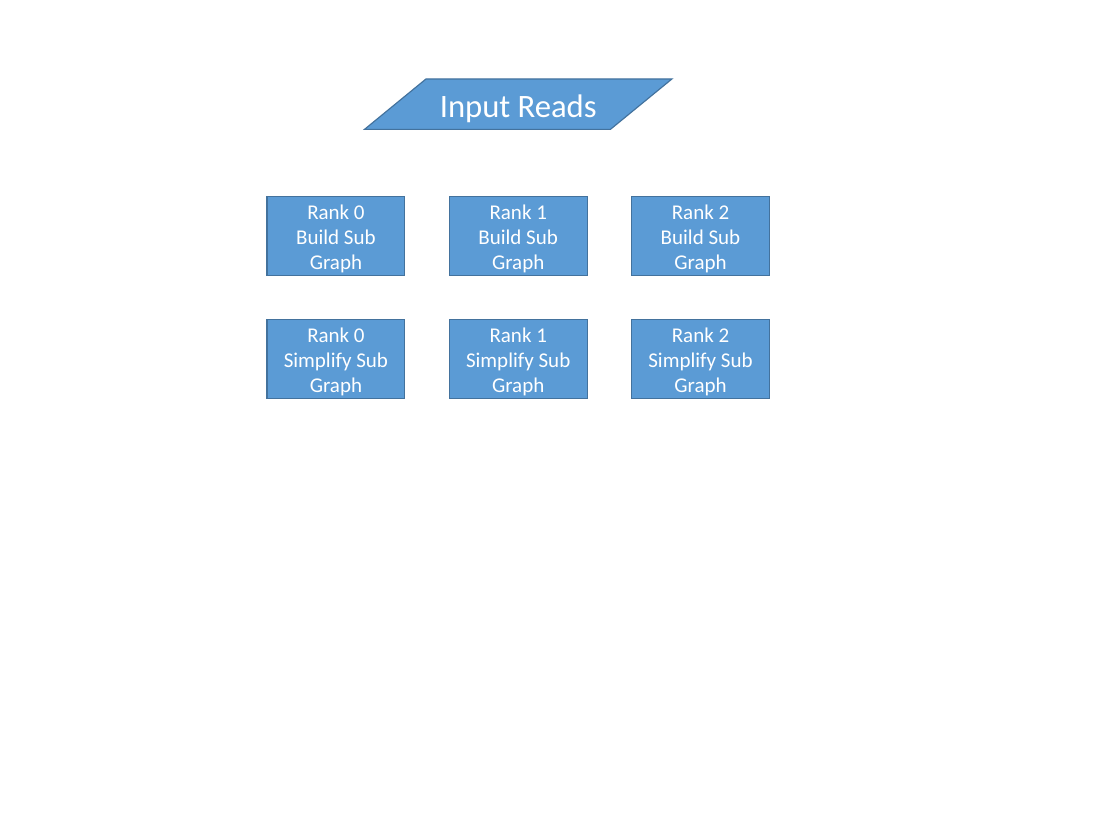
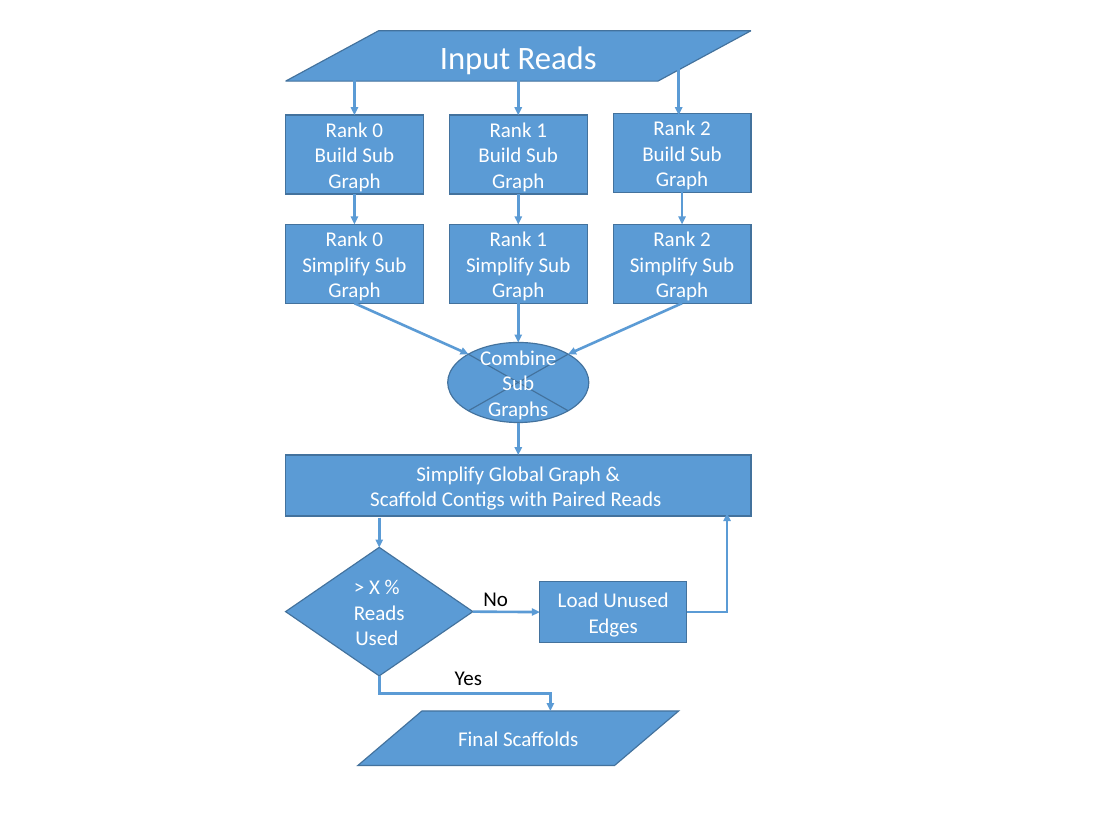
Before and after one commit to abiswas-odu/OmegaDocs, a slide deck: slide 3 of OmegaFig_1_2.pptx. Drawn at 1120x840 pixels with LibreOffice and Linux fonts; fonts in the diff are those of the drawing. Boxes give left, top, right and bottom in pixels: in the first picture for what was removed or moved away, otherwise in the second. Text is boxed around its words. In the diff, an @@ line names an element or a change of style, - is before the commit and + after.

```diff
--- a/OmegaFig_1_2.pptx
+++ b/OmegaFig_1_2.pptx
@@ flow chart input output "Input Reads": place and size @@
-flow chart input output "Input Reads" at [365,79,672,129]
+flow chart input output "Input Reads" at [286,31,751,82]
@@ arrow added from (679, 56) to (679, 115), #5B9BD5 2.25 pt @@
@@ arrow added from (355, 76) to (355, 115), #5B9BD5 2.25 pt @@
@@ arrow added from (518, 76) to (518, 115), #5B9BD5 2.25 pt @@
@@ rectangle "Rank 0": place and size @@
-rectangle "Rank 0" at [267,197,405,276]
+rectangle "Rank 0" at [286,115,423,194]
@@ rectangle "Rank 1": place and size @@
-rectangle "Rank 1" at [450,197,587,276]
+rectangle "Rank 1" at [450,115,587,194]
@@ rectangle "Rank 2": place and size @@
-rectangle "Rank 2" at [632,197,770,276]
+rectangle "Rank 2" at [613,113,751,192]
@@ arrow added from (355, 194) to (355, 224), #5B9BD5 2.25 pt @@
@@ arrow added from (518, 194) to (518, 224), #5B9BD5 2.25 pt @@
@@ arrow added from (682, 192) to (682, 224), #5B9BD5 2.25 pt @@
@@ rectangle "Rank 0": place and size @@
-rectangle "Rank 0" at [267,320,405,399]
+rectangle "Rank 0" at [286,224,423,303]
@@ rectangle "Rank 1": place and size @@
-rectangle "Rank 1" at [450,320,587,399]
+rectangle "Rank 1" at [450,224,587,303]
@@ rectangle "Rank 2": place and size @@
-rectangle "Rank 2" at [632,320,770,399]
+rectangle "Rank 2" at [613,224,751,303]
@@ arrow added from (355, 303) to (469, 355), #5B9BD5 2.25 pt @@
@@ arrow added from (518, 303) to (518, 343), #5B9BD5 2.25 pt @@
@@ arrow added from (682, 303) to (568, 355), #5B9BD5 2.25 pt @@
@@ flow chart summing junction added at [448,343,589,423], fill #5B9BD5, outline #43739E 1 pt, 18 pt, text #FFFFFF @@
+Combine Sub Graphs
@@ arrow added from (518, 423) to (518, 455), #5B9BD5 2.25 pt @@
@@ rectangle added at [286,455,751,517], fill #5B9BD5, outline #43739E 1 pt, 18 pt, text #FFFFFF @@
+Simplify Global Graph &
+Scaffold Contigs with Paired Reads
@@ arrow added from (379, 518) to (379, 548), #5B9BD5 2.25 pt @@
@@ elbow arrow added from (687, 613) to (727, 513), #5B9BD5 2.25 pt @@
@@ diamond added at [286,548,473,676], fill #5B9BD5, outline #43739E 1 pt, 18 pt, text #FFFFFF @@
+> X % Reads Used
@@ text added at [483,592,508,613], 18 pt, text #000000 @@
+No
@@ rectangle added at [539,581,686,643], fill #5B9BD5, outline #43739E 1 pt, 18 pt, text #FFFFFF @@
+Load Unused Edges
@@ arrow added from (473, 612) to (539, 613), #5B9BD5 2.25 pt @@
@@ elbow arrow added from (379, 676) to (550, 711), #5B9BD5 2.25 pt @@
@@ text added at [455,671,482,685], 18 pt, text #000000 @@
+Yes
@@ flow chart input output added at [358,711,679,765], fill #5B9BD5, outline #43739E 1 pt, 18 pt, text #FFFFFF @@
+Final Scaffolds
```
Also in this commit, not shown: 1 slide added, 1 other file.
